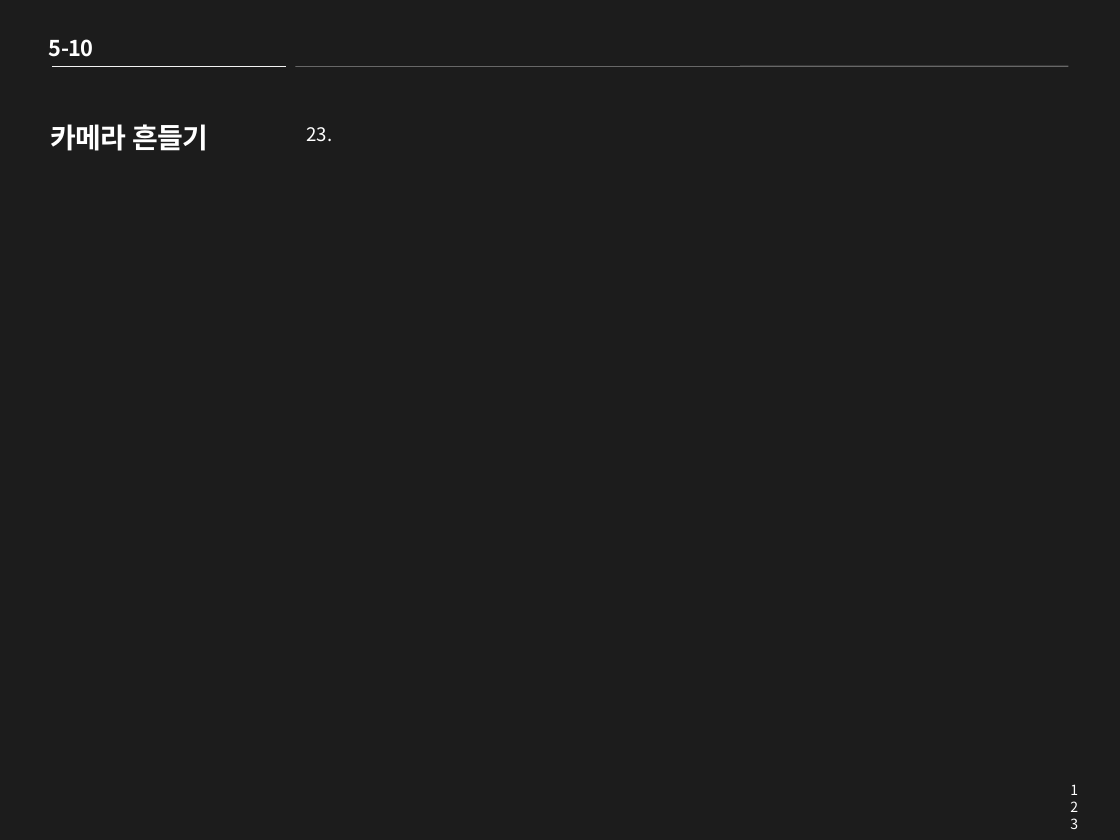
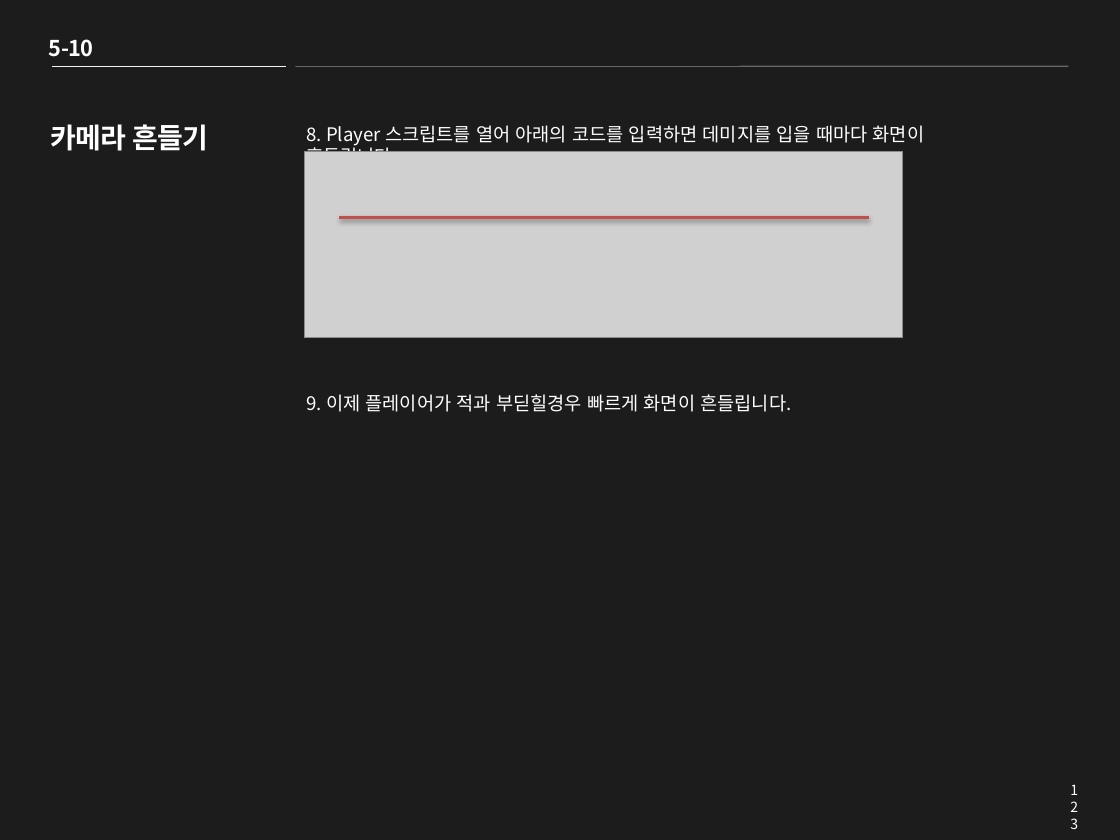
Before and after one commit to clianor/Unity-2D-Roguelike-tutorial, a slide deck: slide 123 of Roguelike PPT.pptx. Drawn at 1120x840 pixels with LibreOffice and Linux fonts; fonts in the diff are those of the drawing; grey boxes stand for pictures. Boxes give left, top, right and bottom in pixels: in the first picture for what was removed or moved away, otherwise in the second. Text is boxed around its words. In the diff, an @@ line names an element or a change of style, - is before the commit and + after.

```diff
--- a/Roguelike PPT.pptx
+++ b/Roguelike PPT.pptx
@@ text removed at (306,127,332,142) @@
-23.
@@ text added at (306,125,924,412), 12 pt, text #FFFFFF @@
+8. Player 스크립트를 열어 아래의 코드를 입력하면 데미지를 입을 때마다 화면이 흔들립니다.
+9. 이제 플레이어가 적과 부딛힐경우 빠르게 화면이 흔들립니다.
@@ picture added at (305,151,903,338) @@
@@ line added from (339, 217) to (869, 217), #C0504D 2 pt @@
```
Also in this commit, not shown: 4 other slides changed, 27 other files.
